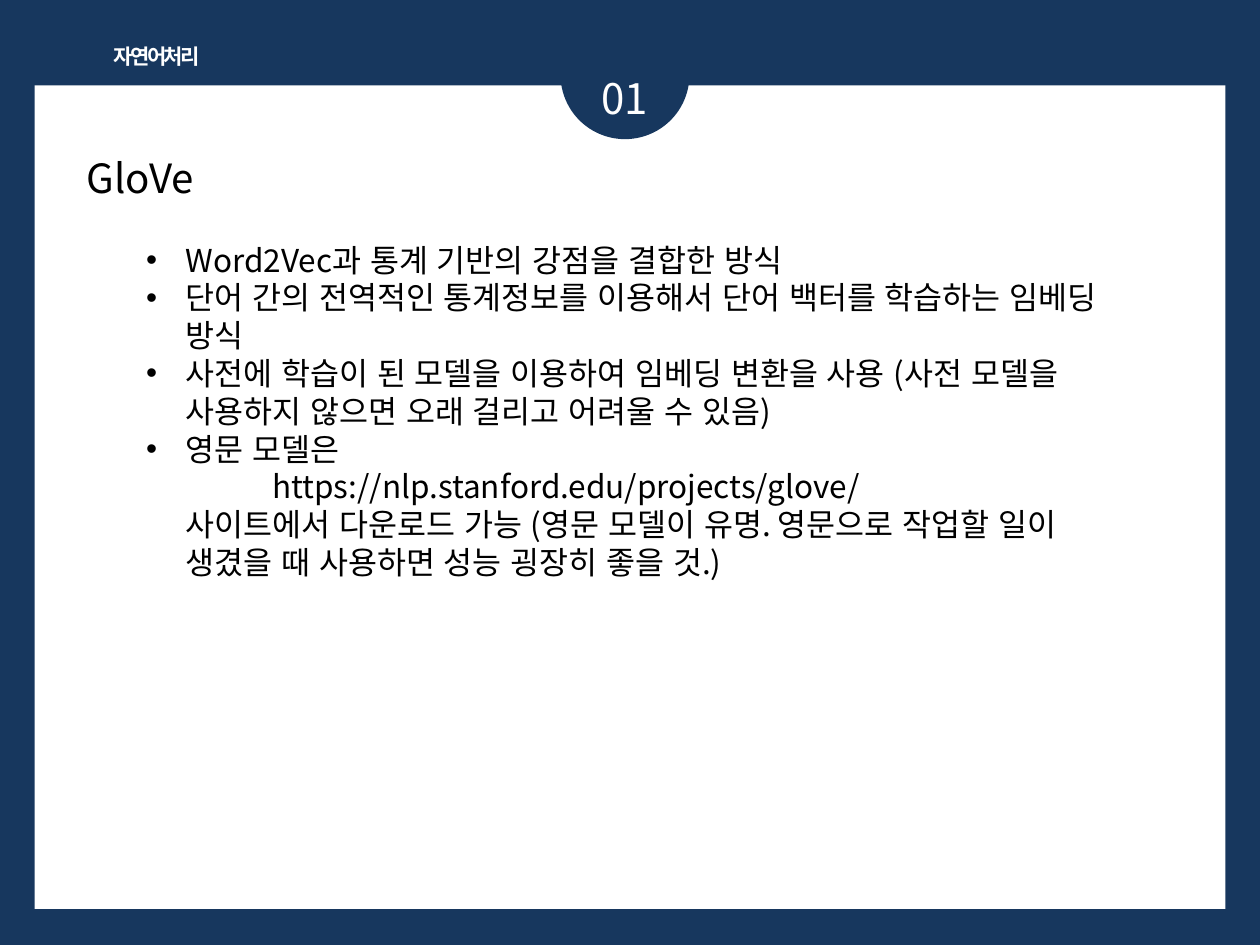
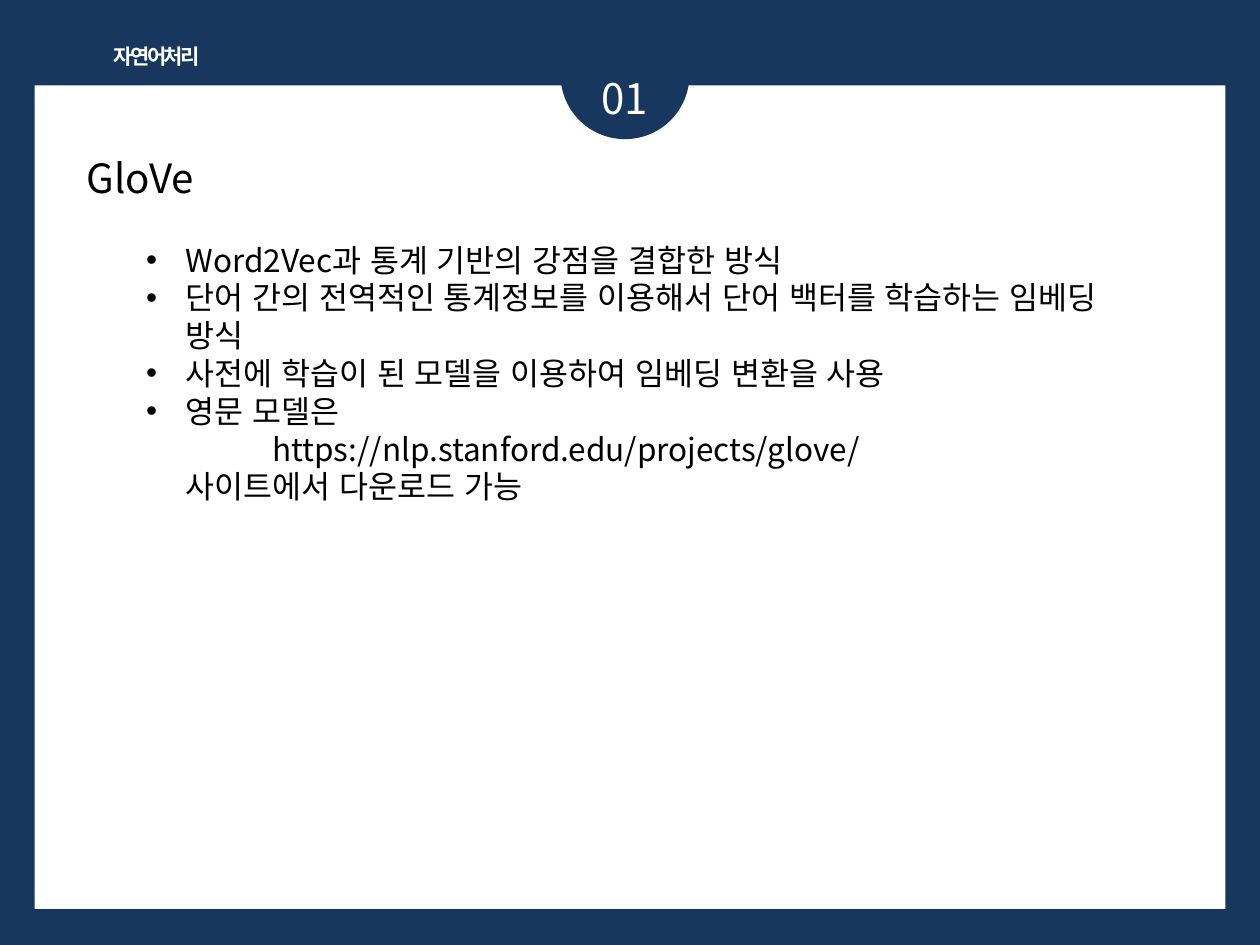
Before and after one commit to 1124apm/Multicam_2025, a slide deck: slide 7 of ppt/자연어_임베딩.pptx. Drawn at 1260x945 pixels with LibreOffice and Linux fonts; fonts in the diff are those of the drawing. Boxes give left, top, right and bottom in pixels: in the first picture for what was removed or moved away, otherwise in the second. Text is boxed around its words. In the diff, an @@ line names an element or a change of style, - is before the commit and + after.

```diff
--- a/ppt/자연어_임베딩.pptx
+++ b/ppt/자연어_임베딩.pptx
@@ text at (186, 358, 885, 501): text changed @@
-• 사전에 학습이 된 모델을 이용하여 임베딩 변환을 사용 (사전 모델을 사용하지 않으면 오래 걸리고 어려울 수 있음)
-• 영문 모델은
-  https://nlp.stanford.edu/projects/glove/
-  사이트에서 다운로드 가능 (영문 모델이 유명. 영문으로 작업할 일이 생겼을 때 사용하면 성능 굉장히 좋을 것.)
+• 사전에 학습이 된 모델을 이용하여 임베딩 변환을 사용
+• 영문 모델은
+  https://nlp.stanford.edu/projects/glove/
+  사이트에서 다운로드 가능
```
Also in this commit, not shown: 4 other slides changed, 10 slides added, 53 other files.
